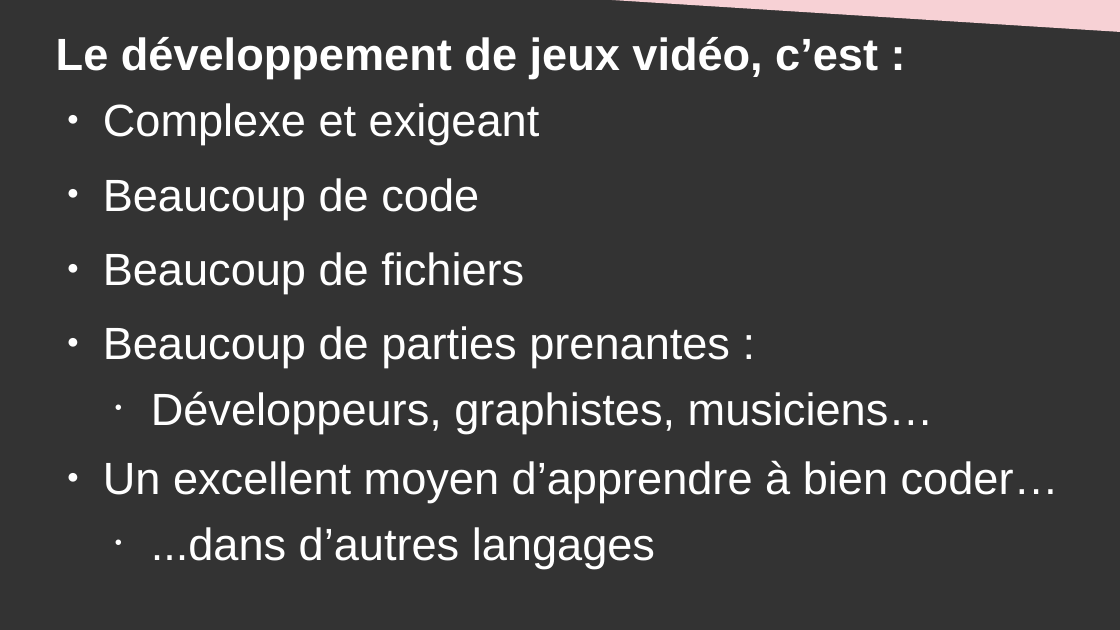
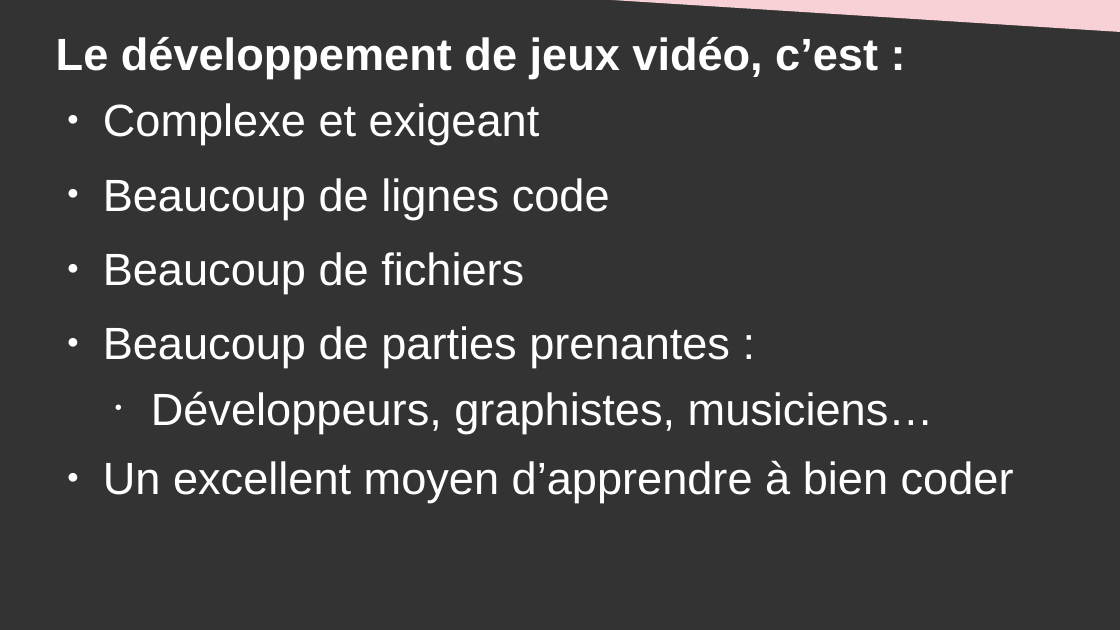
Before and after one commit to DanYellow/cours, a slide deck: slide 12 of creation-et-design-interactif-s4/travaux-pratiques/numero-1/presentation.odp. Drawn at 1120x630 pixels with LibreOffice and Linux fonts; fonts in the diff are those of the drawing. Boxes give left, top, right and bottom in pixels: in the first picture for what was removed or moved away, otherwise in the second. Text is boxed around its words. In the diff, an @@ line names an element or a change of style, - is before the commit and + after.

```diff
--- a/creation-et-design-interactif-s4/travaux-pratiques/numero-1/presentation.odp
+++ b/creation-et-design-interactif-s4/travaux-pratiques/numero-1/presentation.odp
@@ text at [103,178,610,219]: text changed @@
-● Beaucoup de code
+● Beaucoup de lignes code
@@ text at [103,460,1014,502]: text changed @@
-● Un excellent moyen d’apprendre à bien coder…
-  • ...dans d’autres langages
+● Un excellent moyen d’apprendre à bien coder
```
Also in this commit, not shown: 1 other slide changed, 2 other files.
